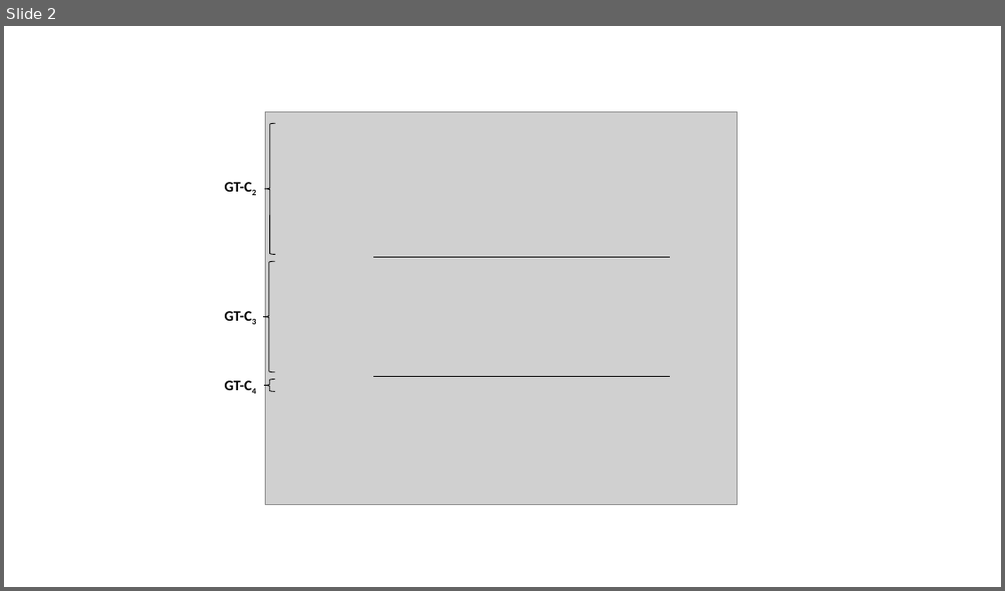
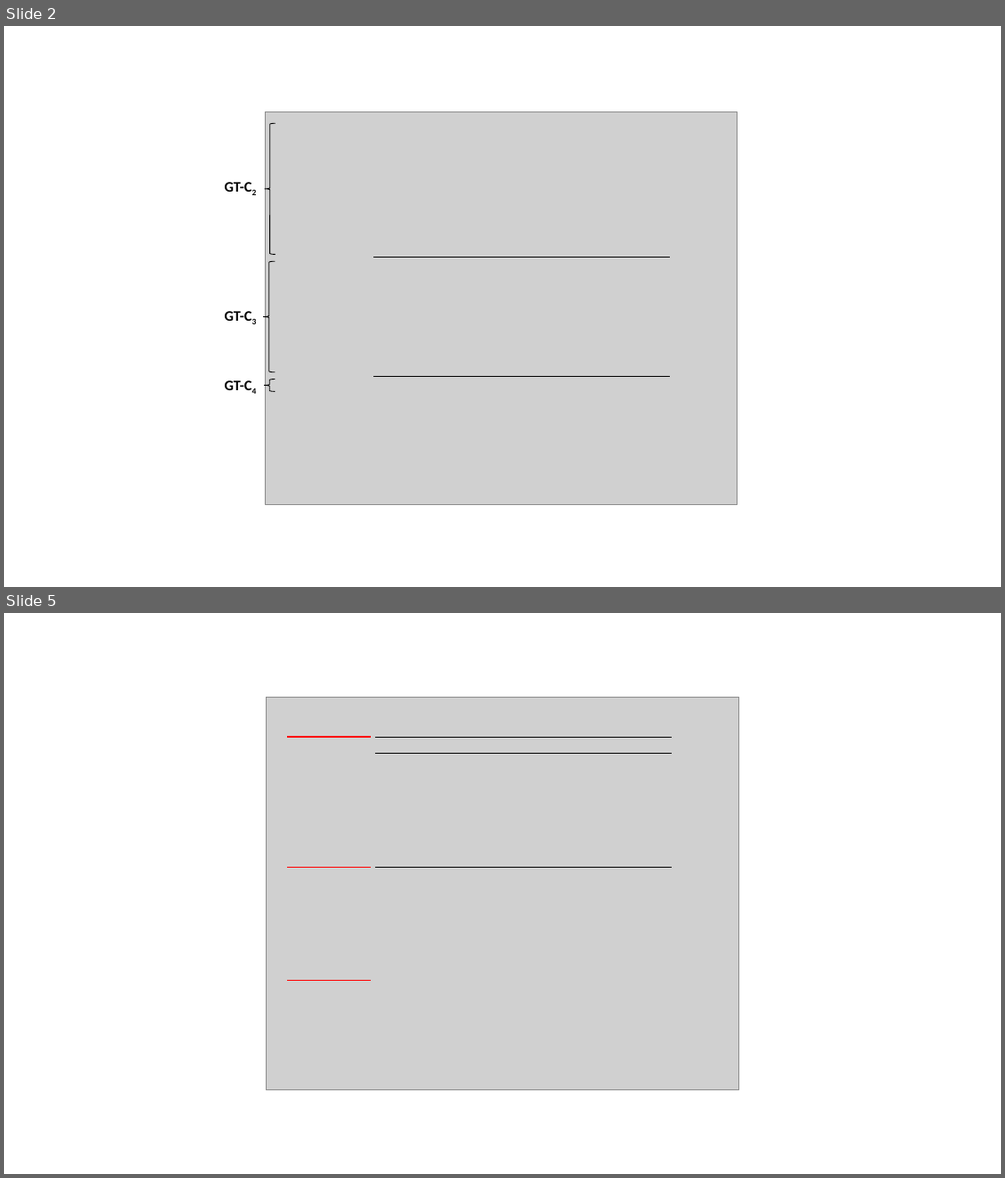
Before and after one commit to idameitil/sdpl-utilizing-gts, a slide deck: manuscript/manuscript-figures/heatmap/Presentation1.pptx. Shown one above the other, each under a label of ours: slide 2 before the commit, slides 2 and 5 after it; the slides between them are not shown. The pictures are 1005x591 and 1005x1178 pixels, drawn with LibreOffice and Linux fonts; fonts in the diff are those of the drawing; grey boxes stand for pictures. Boxes give left, top, right and bottom in pixels: in the first picture for what was removed or moved away, otherwise in the second. Text is boxed around its words. In the diff, an @@ line names an element or a change of style, - is before the commit and + after.

```diff
--- a/manuscript/manuscript-figures/heatmap/Presentation1.pptx
+++ b/manuscript/manuscript-figures/heatmap/Presentation1.pptx
@@ slide 5 added at (4,613,1001,1174), background #FFFFFF @@
@@ picture added at (267,697,739,1089) @@
@@ line added from (287, 737) to (371, 737), #FF0000 1 pt @@
@@ line added from (375, 737) to (672, 737), #000000 0.75 pt @@
@@ line added from (375, 753) to (672, 753), #000000 0.75 pt @@
@@ line added from (287, 868) to (371, 868), #FF0000 1 pt @@
@@ line added from (375, 868) to (672, 868), #000000 0.75 pt @@
@@ line added from (287, 981) to (371, 981), #FF0000 1 pt @@
```
Also in this commit, not shown: 4 other slides added, 19 other files.
